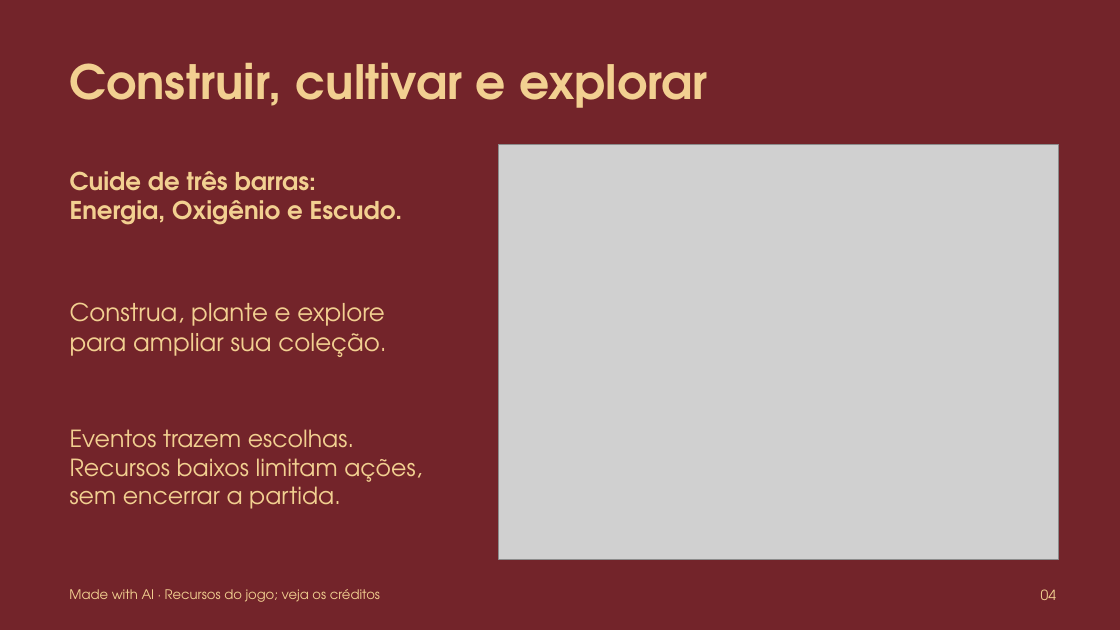
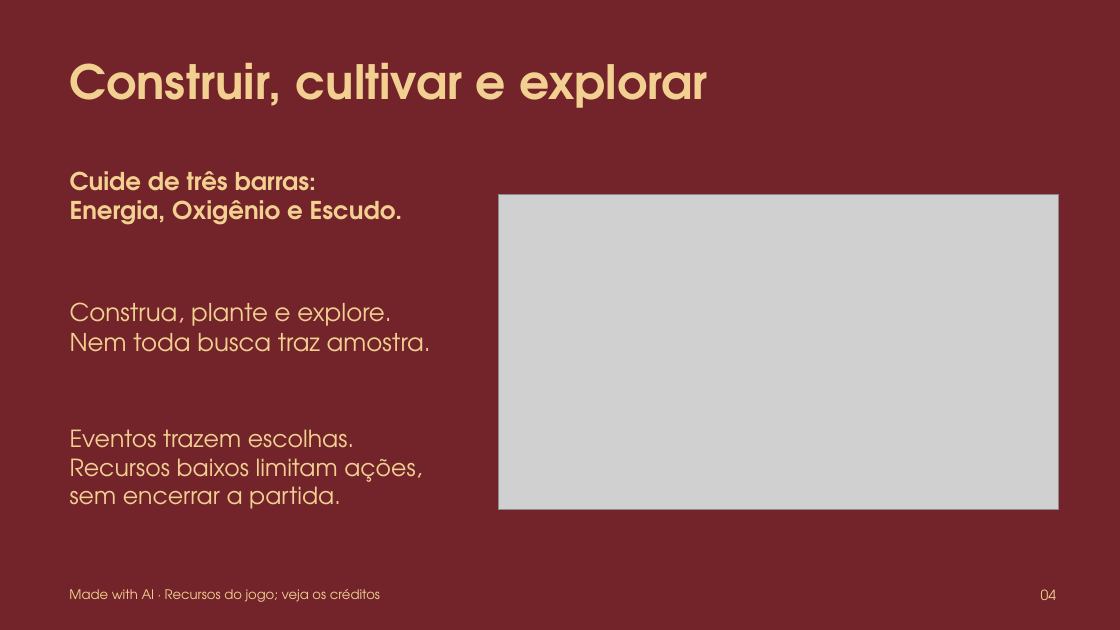
Before and after one commit to Out-Of-Space-Exception/mike-on-mars, a slide deck: slide 4 of conteudo/04-slides/slides.pptx. Drawn at 1120x630 pixels with LibreOffice and Linux fonts; fonts in the diff are those of the drawing; grey boxes stand for pictures. Boxes give left, top, right and bottom in pixels: in the first picture for what was removed or moved away, otherwise in the second. Text is boxed around its words. In the diff, an @@ line names an element or a change of style, - is before the commit and + after.

Commit message:
Align content and support slides with current game rules

```diff
--- a/conteudo/04-slides/slides.pptx
+++ b/conteudo/04-slides/slides.pptx
@@ picture: place and size @@
-picture at <box>499,145,1059,560</box>
+picture at <box>499,194,1059,509</box>
@@ text at <box>70,302,431,352</box>: text changed @@
-Construa, plante e explore
-para ampliar sua coleção.
+Construa, plante e explore.
+Nem toda busca traz amostra.
```
Also in this commit, not shown: 1 other slide changed, 17 other files.
